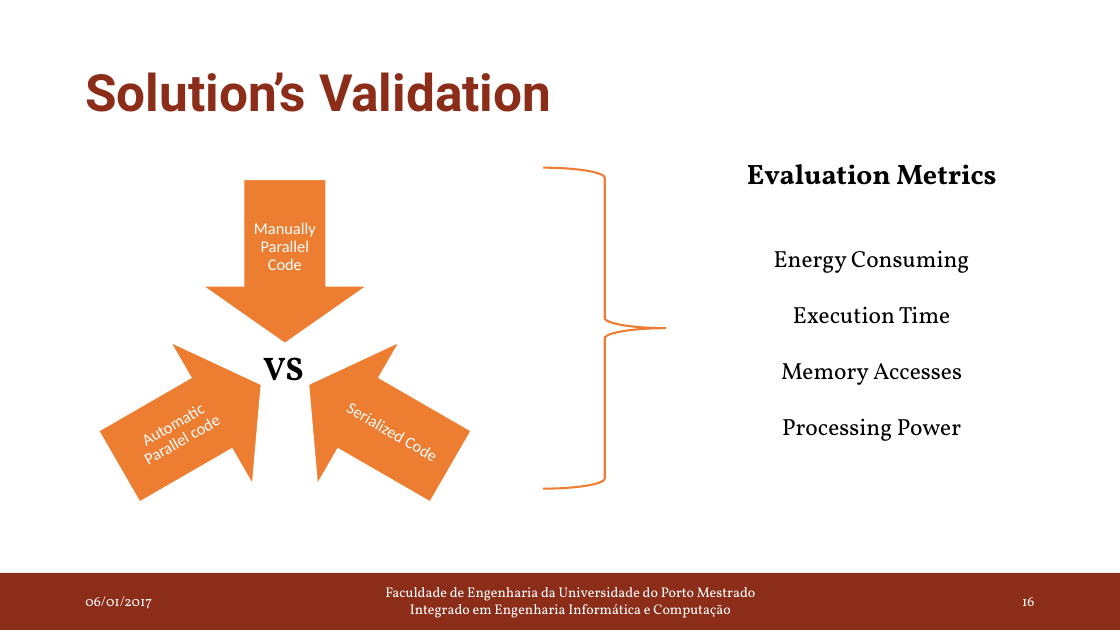
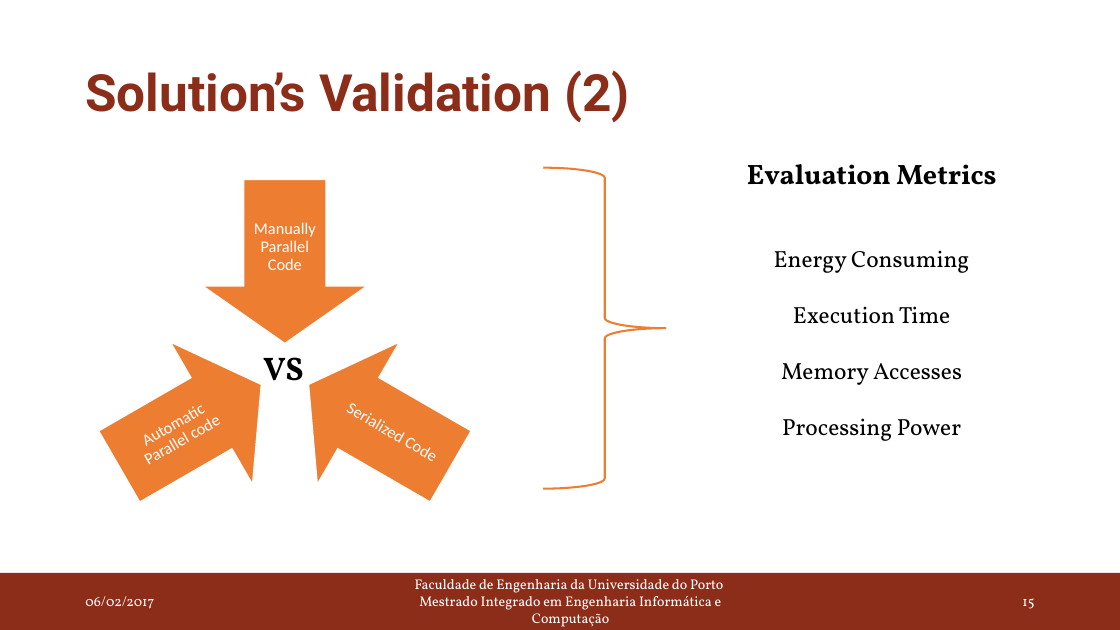
Before and after one commit to joaoBordalo/FEUP-Dissertation, a slide deck: slide 15 of deliverables/PDIS/second delivery/Autotuning Parallel Application in Heterogeneous Systems.pptx (slide 16 before the commit). Drawn at 1120x630 pixels with LibreOffice and Linux fonts; fonts in the diff are those of the drawing. Boxes give left, top, right and bottom in pixels: in the first picture for what was removed or moved away, otherwise in the second. Text is boxed around its words. In the diff, an @@ line names an element or a change of style, - is before the commit and + after.

```diff
--- a/deliverables/PDIS/second delivery/Autotuning Parallel Application in Heterogeneous Systems.pptx
+++ b/deliverables/PDIS/second delivery/Autotuning Parallel Application in Heterogeneous Systems.pptx
@@ title at (85, 70, 630, 123): text changed @@
-Solution’s Validation
+Solution’s Validation (2)
@@ text at (85, 596, 154, 609): text changed @@
-06/01/2017
+06/02/2017
@@ text at (415, 579, 723, 627): text changed @@
-Faculdade de Engenharia da Universidade do Porto Mestrado Integrado em Engenharia Informática e Computação
+Faculdade de Engenharia da Universidade do Porto
+Mestrado Integrado em Engenharia Informática e Computação
@@ page number at (1022, 598, 1034, 609): text changed @@
-16
+15
```
Also in this commit, not shown: 16 other slides changed, 1 slide removed, 36 other files.
